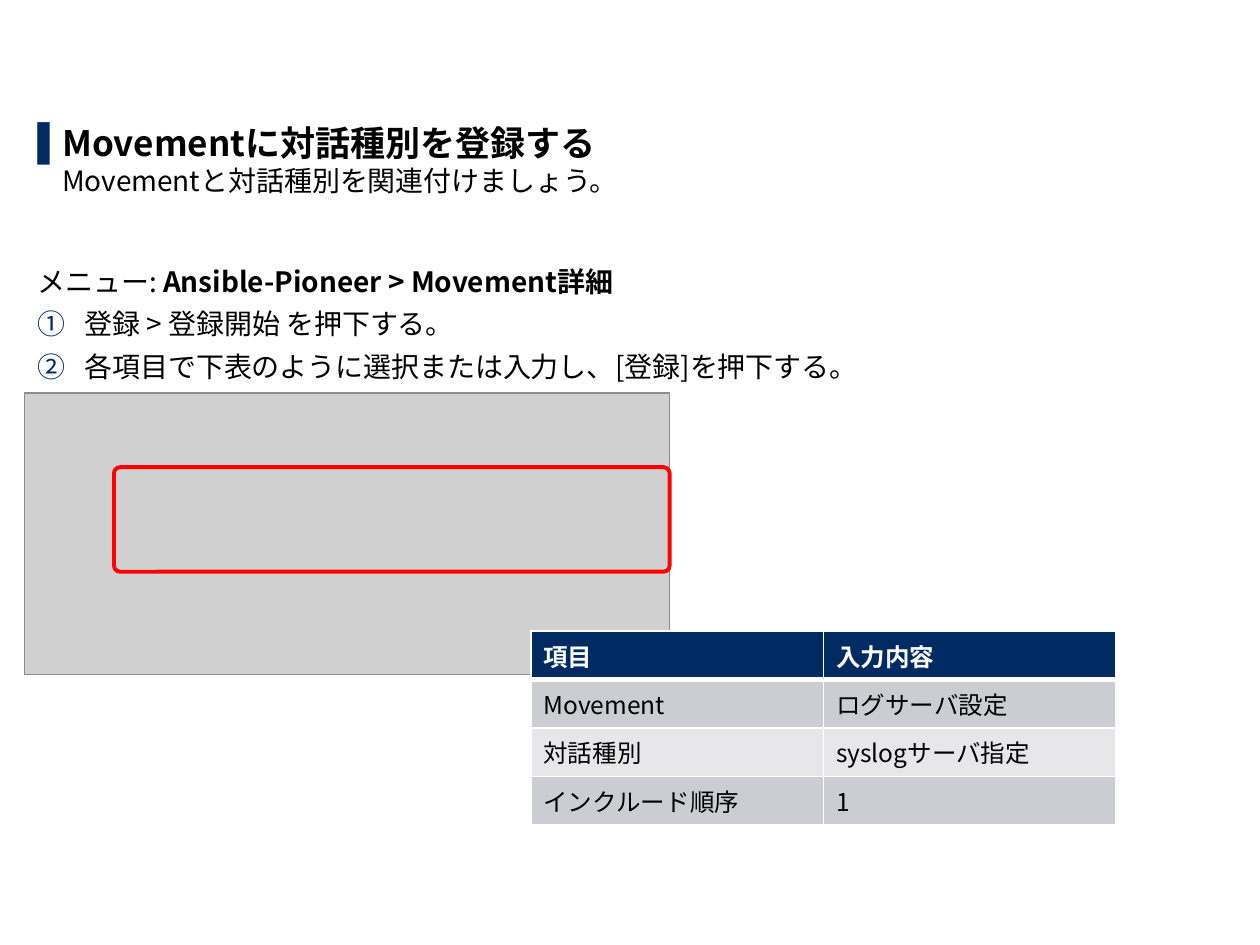
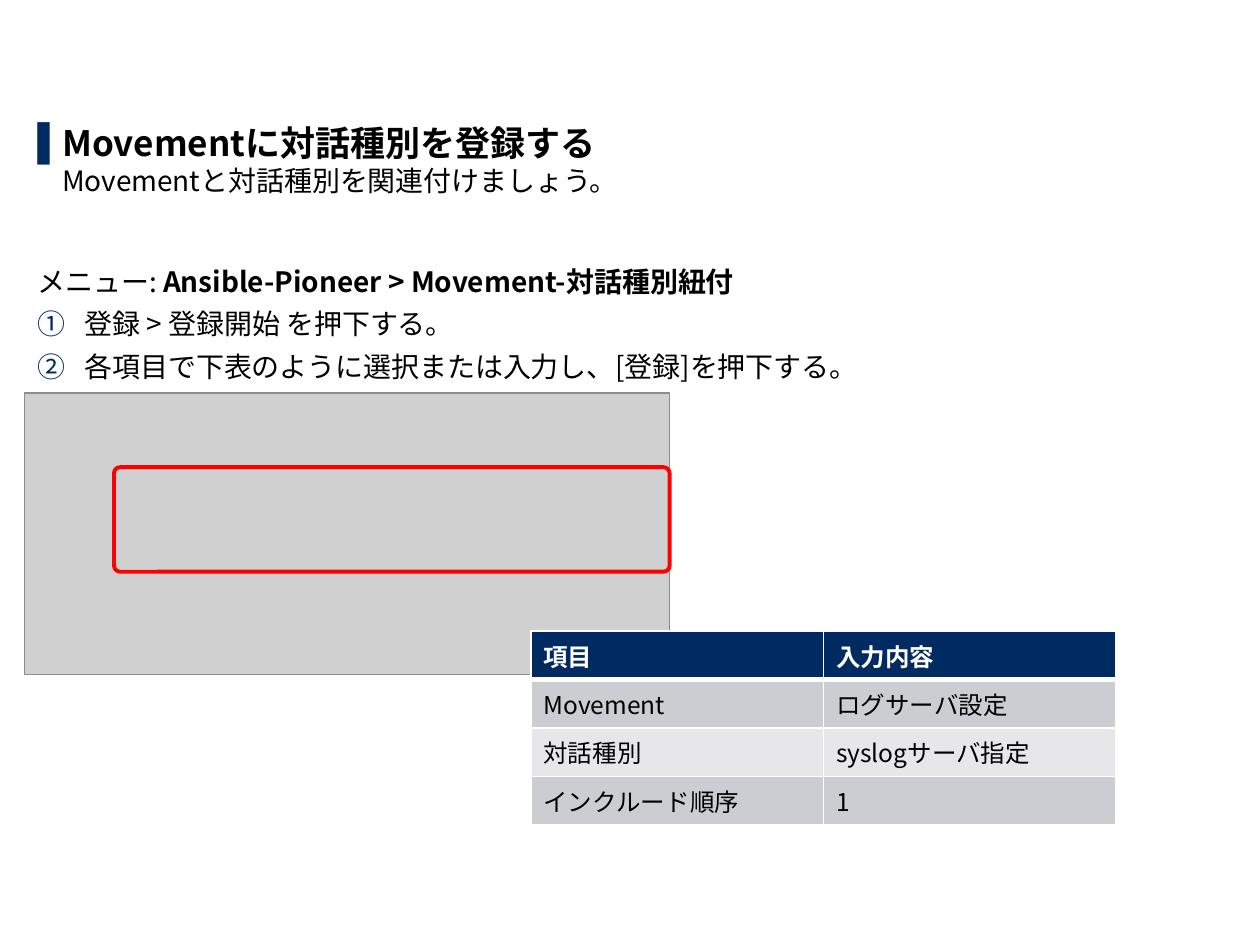
Before and after one commit to exastro-suite/it-automation-docs, a slide deck: slide 53 of asset/Learn_ja/ITA-Ansible-Driver_ja_practice.pptx. Drawn at 1260x945 pixels with LibreOffice and Linux fonts; fonts in the diff are those of the drawing; grey boxes stand for pictures; background and template pictures are left out. Boxes give left, top, right and bottom in pixels: in the first picture for what was removed or moved away, otherwise in the second. Text is boxed around its words. In the diff, an @@ line names an element or a change of style, - is before the commit and + after.

```diff
--- a/asset/Learn_ja/ITA-Ansible-Driver_ja_practice.pptx
+++ b/asset/Learn_ja/ITA-Ansible-Driver_ja_practice.pptx
@@ text at (37,268,734,295): text changed @@
-メニュー: Ansible-Pioneer > Movement詳細
+メニュー: Ansible-Pioneer > Movement-対話種別紐付
```
Also in this commit, not shown: 19 other slides changed, 1 other file.
